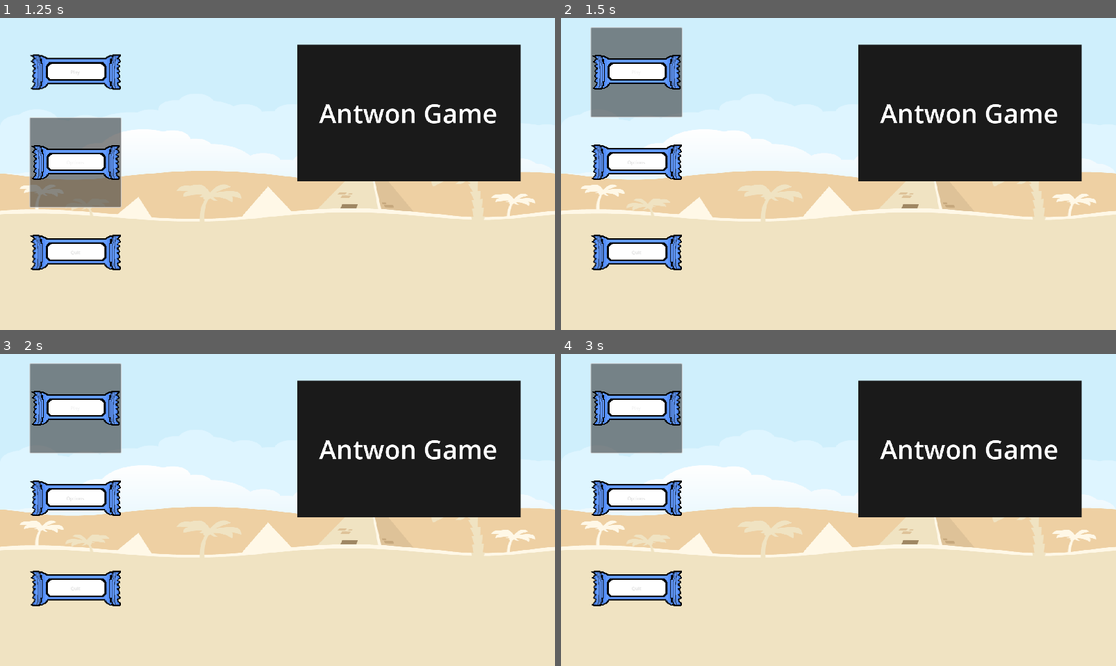
Above: before the commit, frames 1-4 (two rows, left to right).
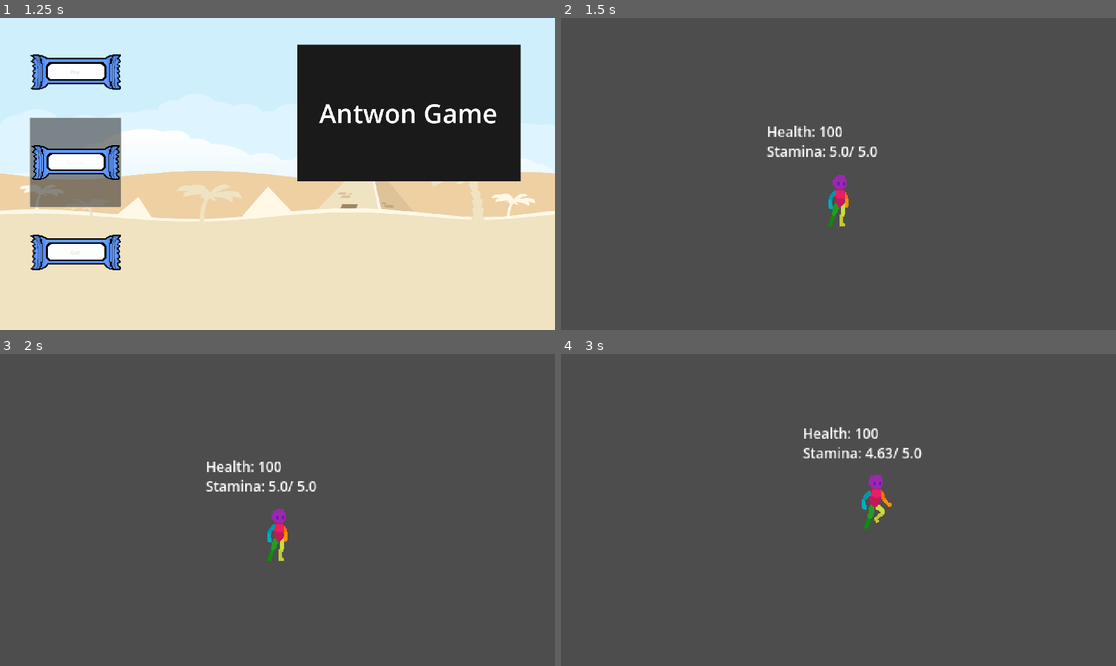
Above: after the commit, the same moments.

Repository: raumonte/Shovel_Gam_Jam
Game: Godot game, scene res://Scenes/main_menu.tscn
Two runs of this game, one before a commit and one after it. Both use one fixed random seed, a clock stepped at 60 frames per second and the inputs below. Sound files missing from this copy of the repository are replaced by a short silence.
Inputs (mouse positions are in pixels of both pictures, inside the frame that each line leads up to):
- Up to frame 1 (1.25 s): click "Options" at 0.5 s
- Up to frame 2 (1.5 s): click "Play" at 1.25 s
- Up to frame 3 (2 s): no input
- Up to frame 4 (3 s): click (638, 407) at 2 s, where only the run before the commit has a clickable "Play"; tap Enter (ui_accept) at 2.75 s; hold Right (ui_right) from 2.78 s (still down); hold Shift (Ability_1) from 2.78 s (still down)

Frame 1 is identical in both runs. In frame 2, 100% of the frame differs, in the area x 0-100%, y 0-100%; in frame 3, 100%; in frame 4, 100%.
Error before the commit: Parse Error: Function "_on_play_pressed" has the same name as a previously declared function. (res://Scripts/main_menu.gd:23)

Commit message:
Beetle Functionality
- Beetle Attack works
- Fixed Music Loop Script
- Started on the Beetle doing damage

Diff:
--- a/Scenes/DevLevel.tscn
+++ b/Scenes/DevLevel.tscn
@@ -169,7 +169,6 @@
 
 [node name="AudioStreamPlayer2D" type="AudioStreamPlayer2D" parent="."]
 stream = ExtResource("3_af4eh")
-autoplay = true
 bus = &"Music"
 
 [node name="SceneManager" type="Node" parent="."]
--- a/Scenes/Player.tscn
+++ b/Scenes/Player.tscn
@@ -6,6 +6,7 @@
 [ext_resource type="Texture2D" uid="uid://dj2giutbr0uje" path="res://Sprites/Placeholder/Placeholder Player/Land on Ground.png" id="4_bhhdu"]
 [ext_resource type="Texture2D" uid="uid://16h1ppvche01" path="res://Sprites/Placeholder/Placeholder Player/Sprint.png" id="5_megsn"]
 [ext_resource type="Texture2D" uid="uid://dbk2xvwpypuev" path="res://Sprites/Placeholder/Placeholder Player/Walk.png" id="6_yoq75"]
+[ext_resource type="Script" uid="uid://2lt7mkjpsbkp" path="res://Scripts/health_manager.gd" id="7_52ee3"]
 
 [sub_resource type="AtlasTexture" id="AtlasTexture_ksbbd"]
 atlas = ExtResource("2_nn08x")
@@ -285,4 +286,8 @@
 text = "Stamina : "
 horizontal_alignment = 1
 
+[node name="HealthManager" type="Node" parent="."]
+unique_name_in_owner = true
+script = ExtResource("7_52ee3")
+
 [connection signal="timeout" from="Timer" to="." method="_on_timer_timeout"]
--- a/Scenes/main_menu.tscn
+++ b/Scenes/main_menu.tscn
@@ -1,13 +1,17 @@
-[gd_scene load_steps=6 format=3 uid="uid://c4iuh5umr33ig"]
+[gd_scene load_steps=7 format=3 uid="uid://c4iuh5umr33ig"]
 
 [ext_resource type="Script" uid="uid://22fnl52wtn8c" path="res://Scripts/main_menu.gd" id="1_glbon"]
 [ext_resource type="Texture2D" uid="uid://bvu7q7rqyxr4p" path="res://Sprites/Placeholder/Placeholder UI Art/backgroundColorDesert.png" id="1_jix8l"]
 [ext_resource type="Theme" uid="uid://cqmo8y3g8qa3p" path="res://HeaderLarge.tres" id="2_fu7sn"]
+[ext_resource type="Script" uid="uid://pekksw4la6ix" path="res://Scripts/main_menu_manager.gd" id="2_opfnp"]
 [ext_resource type="Texture2D" uid="uid://cajx1xf4ne4b1" path="res://Sprites/Placeholder/Placeholder UI Art/Button_Granola_Bar_Final.png" id="4_ce3w2"]
 [ext_resource type="AudioStream" uid="uid://bowua2u7twi6k" path="res://Audio/AntsGoMarching_ForTheColony.wav" id="5_n45e2"]
 
 [node name="CanvasLayer" type="CanvasLayer"]
 script = ExtResource("1_glbon")
+
+[node name="MainMenuManager" type="Node" parent="."]
+script = ExtResource("2_opfnp")
 
 [node name="Control" type="Control" parent="."]
 layout_mode = 3
@@ -92,6 +96,6 @@
 [node name="AudioStreamPlayer2D" type="AudioStreamPlayer2D" parent="Control/MusicStreamPlayer"]
 stream = ExtResource("5_n45e2")
 
-[connection signal="pressed" from="Control/VBoxContainer/Play" to="." method="_on_play_pressed"]
-[connection signal="pressed" from="Control/VBoxContainer/Options" to="." method="_on_options_pressed"]
-[connection signal="pressed" from="Control/VBoxContainer/Quit" to="." method="_on_quit_pressed"]
+[connection signal="pressed" from="Control/VBoxContainer/Play" to="MainMenuManager" method="_on_play_pressed"]
+[connection signal="pressed" from="Control/VBoxContainer/Options" to="MainMenuManager" method="_on_options_pressed"]
+[connection signal="pressed" from="Control/VBoxContainer/Quit" to="MainMenuManager" method="_on_quit_pressed"]
--- a/Scripts/Player.gd
+++ b/Scripts/Player.gd
@@ -3,11 +3,12 @@
 const SPEED = 150.0
 const JUMP_VELOCITY = -350.0
 var RunSpeedincrease = 1.75
-var PlayerHealth = 100
 var MaxStamina = 5.00
 var can_RegenStamina = false
 var StaminaRechargeRate = 2
 var Stamina = 5
+
+@onready var health_manager: Node = %HealthManager
 
 @onready var player_sprite: AnimatedSprite2D = $"Player Sprite"
 @onready var player_collision: CollisionShape2D = $"Player Collision"
@@ -52,7 +53,7 @@
 		StaminaUsed = 0
 
 	#Display Text above the player
-	health_txt.text = "Health: " + str(PlayerHealth)
+	health_txt.text = "Health: " + str(health_manager.PlayerHealth)
 	stamina_txt.text = "Stamina: " + str(StaminaUsed) + "/ " + str(MaxStamina)
 
 	#Flip the sprite
--- a/Scripts/beetle.gd
+++ b/Scripts/beetle.gd
@@ -1,35 +1,46 @@
 extends CharacterBody2D
 
-@onready var neutral: Sprite2D = $Neutral
-@onready var aggro: Sprite2D = $Aggro
+@onready var neutral: Sprite2D = $Node2D/Neutral
 @onready var beetle_collision: CollisionShape2D = $"Beetle Collision"
-@onready var hitbox: Area2D = $Hitbox
+@onready var hitbox: Area2D = $Node2D/Hitbox
 @onready var label: Label = $Label
 @onready var scene_manager: Node = %SceneManager
 @onready var node_2d: Node2D = $Node2D
 @onready var ray_cast_2d: RayCast2D = $Node2D/RayCast2D
+@onready var reaction_timer: Timer = $"Reaction Timer"
+@onready var attack_timer: Timer = $"Attack Timer"
+@onready var attack_cooldown: Timer = $"Attack Cooldown"
+@onready var collision_shape_2d: CollisionShape2D = $Node2D/Hitbox/CollisionShape2D
 
 var Speed = 100
 var direction = 1
 var is_Attacking = false
+var attack_direction = 0
+
+func _on_reaction_timer_timeout() -> void:
+	Speed = 300
+	direction = attack_direction
+	attack_timer.start()
+	collision_shape_2d.set_deferred("disabled", false)
+	attack_cooldown.start()
+
+
+func _on_attack_timer_timeout() -> void:
+	is_Attacking = false
+	Speed = 100
+
+func _on_attack_cooldown_timeout() -> void:
+	ray_cast_2d.enabled = true
 
 func _process(delta: float) -> void:
 	var CurrentPosition = get_position_delta()
 
 	if ray_cast_2d.is_colliding() == true:
-		$"Reaction Timer".start()
+		reaction_timer.start()
 		is_Attacking = true
-		ray_cast_2d.set_collision_mask(3)
-		print(ray_cast_2d.collision_mask)
-	elif $"Reaction Timer".is_stopped() and is_Attacking == true:
-		Speed + 300
-		$"Attack Timer".start()
-		$"Attack Cooldown".start()
-	elif $"Attack Timer".is_stopped() and is_Attacking == true:
-		is_Attacking = false
-		Speed - 300
-	elif $"Attack Cooldown".is_stopped() and is_Attacking == false:
-		ray_cast_2d.enabled = true
+		attack_direction = direction
+		Speed = 0
+		ray_cast_2d.enabled = false
 
 	if CurrentPosition > (scene_manager.BeetleOriginPoint + Vector2(100,0)) and is_Attacking == false:
 		direction = -1
--- /dev/null
+++ b/Scripts/health_manager.gd
@@ -0,0 +1,9 @@
+extends Node
+
+var PlayerHealth = 100
+
+
+# Called every frame. 'delta' is the elapsed time since the previous frame.
+func _process(delta: float) -> void:
+	if PlayerHealth == 0:
+		get_tree().quit()
--- a/Scripts/hitbox.gd
+++ b/Scripts/hitbox.gd
@@ -1,8 +1,9 @@
 extends Area2D
 
+@onready var health_manager: Node = %HealthManager
 
-var Damage = 5
+var Damage = 50
 
 
-func _on_body_entered(body: Node2D) -> void:
+func _on_body_entered(_body: Node2D) -> void:
 	print("You took Damage!")
--- a/Scripts/main_menu.gd
+++ b/Scripts/main_menu.gd
@@ -1,25 +1 @@
 extends CanvasLayer
-@onready var audio_stream_player_2d: AudioStreamPlayer2D = $Control/MusicStreamPlayer/AudioStreamPlayer2D
-
-func _on_play_pressed() -> void:
-	get_tree().change_scene_to_file("res://Scenes/DevLevel.tscn")
-
-
-func _on_options_pressed() -> void:
-	pass # Replace with function body.
-
-
-func _on_quit_pressed() -> void:
-	get_tree().quit()
-
-func update_Musictracker():
-	Global.Musictracker = main_menu_background_music.get_playback_position()
-func _ready() -> void:
-	if Global.Musictracker == 0:
-		main_menu_background_music.play()
-	else: main_menu_background_music.play(Global.Musictracker)
-
-#Sends player to the game scene
-func _on_play_pressed() -> void:
-	update_MusicTracker()
-	get_tree().change_scene_to_file("res://Scenes/Game.tscn")
--- /dev/null
+++ b/Scripts/main_menu_manager.gd
@@ -0,0 +1,23 @@
+extends Node
+
+@onready var audio_stream_player_2d: AudioStreamPlayer2D = $"../Control/MusicStreamPlayer/AudioStreamPlayer2D"
+
+
+func _ready() -> void:
+	if Musicloop.Musictracker == 0:
+		audio_stream_player_2d.play()
+	else: audio_stream_player_2d.play(Musicloop.Musictracker)
+
+#Sends player to the game scene
+func _on_play_pressed() -> void:
+	update_Musictracker()
+	get_tree().change_scene_to_file("res://Scenes/Game.tscn")
+
+func _on_options_pressed() -> void:
+	pass # Replace with function body.
+
+func _on_quit_pressed() -> void:
+	get_tree().quit()
+
+func update_Musictracker():
+	Musicloop.Musictracker = audio_stream_player_2d.get_playback_position()
--- a/Scripts/musicloop.gd
+++ b/Scripts/musicloop.gd
@@ -1 +1,3 @@
+extends Node
+
 var Musictracker = 0
Not shown: 1 places in Scenes/Player.tscn that only renumber resources
Not shown: 1 places in Scenes/pause_menu.tscn that only renumber resources
Not shown, added: Scripts/health_manager.gd.uid
Not shown, added: Scripts/main_menu_manager.gd.uid
